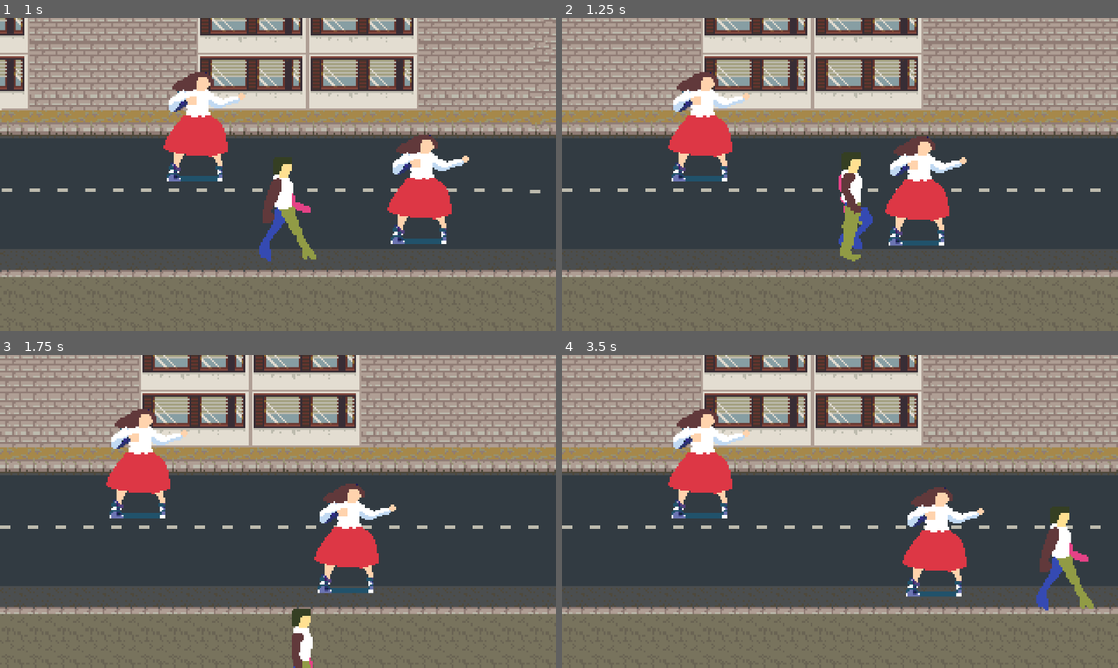
Above: before the commit, frames 1-4 (two rows, left to right).
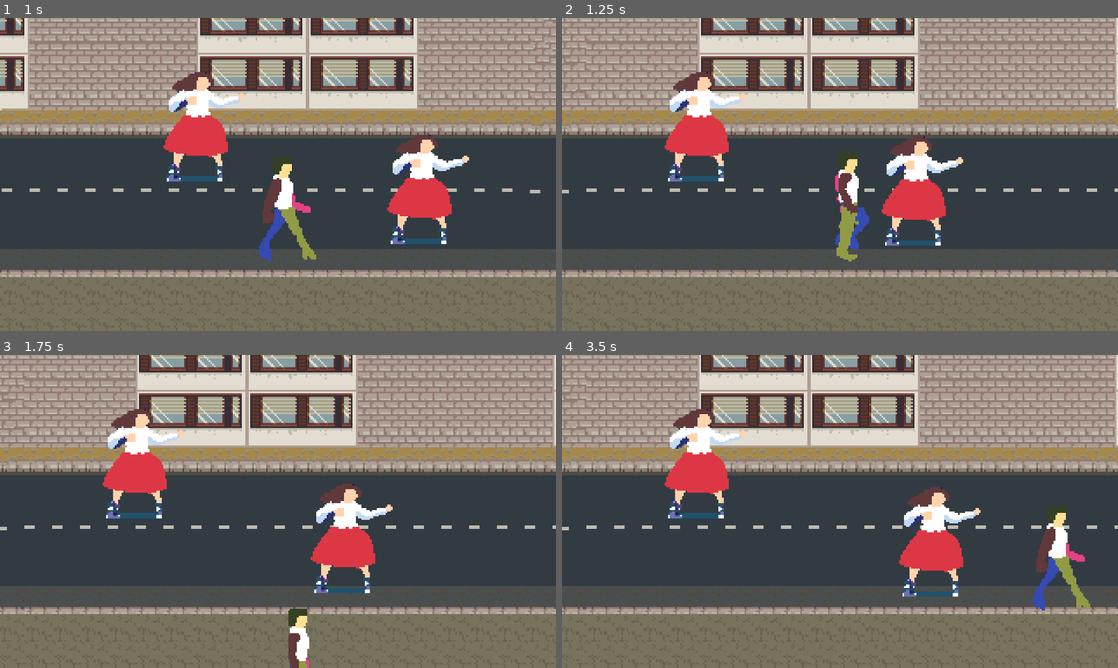
Above: after the commit, the same moments.

Repository: Rotta-Games/fgj26
Game: Godot game, scene res://scenes/game.tscn
Two runs of this game, one before a commit and one after it. Both use one fixed random seed, a clock stepped at 60 frames per second and the inputs below.
Inputs:
- Up to frame 1 (1 s): tap Enter at 0.5 s; hold Right (player_right) from 0.53 s (still down); hold Z (player_attack) from 0.53 s (still down)
- Up to frame 2 (1.25 s): keep holding Right (player_right); keep holding Z (player_attack)
- Up to frame 3 (1.75 s): release Right (player_right) at 1.28 s; release Z (player_attack) at 1.28 s; hold Down (player_down) from 1.28 s (still down); tap Z (player_attack) at 1.35 s
- Up to frame 4 (3.5 s): release Down (player_down) at 2.03 s; hold Right (player_right) 2.03-2.78 s; hold Z (player_attack) 2.03-2.78 s; hold Up (player_up) from 2.78 s (still down); tap Z (player_attack) at 2.85 s

Frame 1 is identical in both runs. In frame 2, 14% of the frame differs, in the area x 0-100%, y 0-83%; in frame 3, 14%; in frame 4, 14%.

Commit message:
Change stage block structure

Diff:
--- a/scenes/game.tscn
+++ b/scenes/game.tscn
@@ -4,8 +4,6 @@
 [ext_resource type="PackedScene" uid="uid://ydjpkmtwf4u6" path="res://scenes/player/player.tscn" id="2_lbhrr"]
 [ext_resource type="PackedScene" uid="uid://01delvve5im6" path="res://scenes/ice_enemy/ice_enemy.tscn" id="3_iywne"]
 [ext_resource type="Shader" uid="uid://bp00811l4jilg" path="res://assets/shaders/Subpixel.gdshader" id="3_lbhrr"]
-[ext_resource type="Script" uid="uid://cmfev8bdfotk0" path="res://scripts/resource_definitions/stage_block.gd" id="3_p57ef"]
-[ext_resource type="Script" path="res://scripts/resource_definitions/enemy_wave.gd" id="4_u5sy4"]
 [ext_resource type="PackedScene" uid="uid://cp8irr7yxivaq" path="res://scenes/camera/sub_pixel_follow_camera.tscn" id="5_iywne"]
 [ext_resource type="Script" uid="uid://c04kof1yw8uu1" path="res://scripts/test_utils/player_health_emitter.gd" id="8_gee14"]
 [ext_resource type="PackedScene" uid="uid://b1ohca4ql4sso" path="res://scenes/game_ui/game_ui.tscn" id="9_0tnpc"]
@@ -14,11 +12,6 @@
 [sub_resource type="ShaderMaterial" id="ShaderMaterial_lbhrr"]
 shader = ExtResource("3_lbhrr")
 shader_parameter/cam_offset = Vector2(0, 0)
-
-[sub_resource type="Resource" id="Resource_gee14"]
-script = ExtResource("3_p57ef")
-length = 400
-metadata/_custom_type_script = "uid://cmfev8bdfotk0"
 
 [node name="Node2D" type="Node2D" unique_id=50045772]
 y_sort_enabled = true
@@ -36,7 +29,6 @@
 render_target_update_mode = 4
 
 [node name="Stage" parent="SubViewportContainer/SubViewport" unique_id=716734679 instance=ExtResource("1_lnu2h")]
-blocks = Array[ExtResource("3_p57ef")]([SubResource("Resource_gee14")])
 
 [node name="IceEnemy" parent="SubViewportContainer/SubViewport/Stage" unique_id=934439360 instance=ExtResource("3_iywne")]
 position = Vector2(290.83334, 135.16667)
--- a/scenes/stage/stage.gd
+++ b/scenes/stage/stage.gd
@@ -1,20 +1,24 @@
 extends Node2D
 
-@export var blocks : Array[StageBlock]
+@onready var _block_container : Node2D = $Blocks
 
 var _current_camera_limit : int = 0
+
 
 signal camera_right_limit_changed(right_limit: int)
 
 var _current_block : StageBlock
 
 func _ready() -> void:
-	_set_block(blocks.pop_front())
+	if _block_container.get_children().is_empty():
+		printerr("No blocks defined in Stage")
+		return
+	var first_block = _block_container.get_children()[0]
+	_set_block(first_block)
 
 func _set_block(block: StageBlock) -> void:
 	_current_block = block
-	# TODO pistä blockeille suoraan x
-	_current_camera_limit += block.length
+	_current_camera_limit = block.global_position.x
 	camera_right_limit_changed.emit(_current_camera_limit)
 
 func _input(event: InputEvent) -> void:
--- a/scenes/stage/stage.tscn
+++ b/scenes/stage/stage.tscn
@@ -2,73 +2,9 @@
 
 [ext_resource type="Script" uid="uid://bxy5l1gg3fqas" path="res://scenes/stage/stage.gd" id="1_erodg"]
 [ext_resource type="TileSet" uid="uid://hy4b6sna4kov" path="res://assets/tilesets/world.tres" id="1_nnsk1"]
-[ext_resource type="Script" uid="uid://cmfev8bdfotk0" path="res://scripts/resource_definitions/stage_block.gd" id="2_pf3bu"]
 [ext_resource type="Script" uid="uid://bf811hxt2q18l" path="res://scripts/resource_definitions/enemy_wave.gd" id="3_d1yl1"]
 [ext_resource type="Script" uid="uid://b8nhfkr0uqoim" path="res://scripts/resource_definitions/enemy_pack.gd" id="4_ljyi0"]
-[ext_resource type="Script" uid="uid://ukh5rlfmven0" path="res://scripts/resource_definitions/enemy_definition.gd" id="5_kb6yy"]
-
-[sub_resource type="Resource" id="Resource_pf3bu"]
-script = ExtResource("5_kb6yy")
-metadata/_custom_type_script = "uid://ukh5rlfmven0"
-
-[sub_resource type="Resource" id="Resource_d1yl1"]
-script = ExtResource("5_kb6yy")
-metadata/_custom_type_script = "uid://ukh5rlfmven0"
-
-[sub_resource type="Resource" id="Resource_ljyi0"]
-script = ExtResource("5_kb6yy")
-metadata/_custom_type_script = "uid://ukh5rlfmven0"
-
-[sub_resource type="Resource" id="Resource_kb6yy"]
-script = ExtResource("5_kb6yy")
-metadata/_custom_type_script = "uid://ukh5rlfmven0"
-
-[sub_resource type="Resource" id="Resource_uutle"]
-script = ExtResource("5_kb6yy")
-metadata/_custom_type_script = "uid://ukh5rlfmven0"
-
-[sub_resource type="Resource" id="Resource_cwi0x"]
-script = ExtResource("4_ljyi0")
-enemy_pack = Array[ExtResource("5_kb6yy")]([SubResource("Resource_pf3bu"), SubResource("Resource_d1yl1"), SubResource("Resource_ljyi0"), SubResource("Resource_kb6yy"), SubResource("Resource_uutle")])
-metadata/_custom_type_script = "uid://b8nhfkr0uqoim"
-
-[sub_resource type="Resource" id="Resource_lrsvv"]
-script = ExtResource("3_d1yl1")
-wave = Array[ExtResource("4_ljyi0")]([SubResource("Resource_cwi0x")])
-metadata/_custom_type_script = "uid://bf811hxt2q18l"
-
-[sub_resource type="Resource" id="Resource_gygk3"]
-script = ExtResource("2_pf3bu")
-waves = Array[ExtResource("3_d1yl1")]([SubResource("Resource_lrsvv")])
-metadata/_custom_type_script = "uid://cmfev8bdfotk0"
-
-[sub_resource type="Resource" id="Resource_gf271"]
-script = ExtResource("5_kb6yy")
-metadata/_custom_type_script = "uid://ukh5rlfmven0"
-
-[sub_resource type="Resource" id="Resource_wvhxk"]
-script = ExtResource("5_kb6yy")
-metadata/_custom_type_script = "uid://ukh5rlfmven0"
-
-[sub_resource type="Resource" id="Resource_suqj7"]
-script = ExtResource("5_kb6yy")
-metadata/_custom_type_script = "uid://ukh5rlfmven0"
-
-[sub_resource type="Resource" id="Resource_lv745"]
-script = ExtResource("4_ljyi0")
-enemy_pack = Array[ExtResource("5_kb6yy")]([SubResource("Resource_gf271"), SubResource("Resource_wvhxk"), SubResource("Resource_suqj7")])
-metadata/_custom_type_script = "uid://b8nhfkr0uqoim"
-
-[sub_resource type="Resource" id="Resource_5b43b"]
-script = ExtResource("3_d1yl1")
-wave = Array[ExtResource("4_ljyi0")]([SubResource("Resource_lv745")])
-sides = Array[int]([1])
-metadata/_custom_type_script = "uid://bf811hxt2q18l"
-
-[sub_resource type="Resource" id="Resource_y85n4"]
-script = ExtResource("2_pf3bu")
-waves = Array[ExtResource("3_d1yl1")]([SubResource("Resource_5b43b")])
-metadata/_custom_type_script = "uid://cmfev8bdfotk0"
+[ext_resource type="PackedScene" uid="uid://bww7jgfwhug06" path="res://scenes/stage/stage_block.tscn" id="7_d1yl1"]
 
 [sub_resource type="RectangleShape2D" id="RectangleShape2D_nnsk1"]
 size = Vector2(623.5, 20)
@@ -76,11 +12,19 @@
 [sub_resource type="RectangleShape2D" id="RectangleShape2D_rwgxs"]
 size = Vector2(623.75, 98)
 
+[sub_resource type="Resource" id="Resource_0sb5g"]
+script = ExtResource("4_ljyi0")
+metadata/_custom_type_script = "uid://b8nhfkr0uqoim"
+
+[sub_resource type="Resource" id="Resource_qard3"]
+script = ExtResource("3_d1yl1")
+wave = Array[ExtResource("4_ljyi0")]([SubResource("Resource_0sb5g")])
+metadata/_custom_type_script = "uid://bf811hxt2q18l"
+
 [node name="Stage" type="Node2D" unique_id=1547251690]
 y_sort_enabled = true
 texture_filter = 1
 script = ExtResource("1_erodg")
-blocks = Array[ExtResource("2_pf3bu")]([SubResource("Resource_gygk3"), SubResource("Resource_y85n4")])
 
 [node name="Graphics" type="Node2D" parent="." unique_id=1256938798]
 
@@ -106,3 +50,9 @@
 [node name="CollisionShape2D" type="CollisionShape2D" parent="Ceiling" unique_id=1345575361]
 position = Vector2(312.125, 44)
 shape = SubResource("RectangleShape2D_rwgxs")
+
+[node name="Blocks" type="Node2D" parent="." unique_id=726953032]
+
+[node name="StageBlock" parent="Blocks" unique_id=600521965 instance=ExtResource("7_d1yl1")]
+position = Vector2(402, 94)
+waves = Array[ExtResource("3_d1yl1")]([SubResource("Resource_qard3")])
--- /dev/null
+++ b/scenes/stage/stage_block.gd
@@ -0,0 +1,4 @@
+extends Node2D
+class_name StageBlock
+
+@export var waves : Array[EnemyWave]
--- /dev/null
+++ b/scenes/stage/stage_block.tscn
@@ -0,0 +1,6 @@
+[gd_scene format=3 uid="uid://bww7jgfwhug06"]
+
+[ext_resource type="Script" uid="uid://dwc3prmhjes0f" path="res://scenes/stage/stage_block.gd" id="1_htwgn"]
+
+[node name="StageBlock" type="Node2D" unique_id=600521965]
+script = ExtResource("1_htwgn")
--- a/scripts/resource_definitions/enemy_definition.gd
+++ /dev/null
@@ -1,4 +0,0 @@
-extends Resource
-class_name EnemyDefinition
-
-@export var hitpoints: int = 1
--- a/scripts/resource_definitions/enemy_pack.gd
+++ b/scripts/resource_definitions/enemy_pack.gd
@@ -1,4 +1,4 @@
 extends Resource
 class_name EnemyPack
 
-@export var enemy_pack : Array[EnemyDefinition]
+@export var enemy_pack : Array[PackedScene]
--- a/scripts/resource_definitions/enemy_wave.gd
+++ b/scripts/resource_definitions/enemy_wave.gd
@@ -2,5 +2,4 @@
 class_name EnemyWave
 
 @export var wave : Array[EnemyPack]
-@export var spawn_delay_s: float = 1.0
 @export var sides : Array[Types.Side]
--- a/scripts/resource_definitions/stage_block.gd
+++ /dev/null
@@ -1,7 +0,0 @@
-extends Resource
-class_name StageBlock
-
-@export var length: int = 320
-@export var spawn_triggers: Array[int]
-@export var trigger_spawns: Array[EnemyWave]
-@export var waves: Array[EnemyWave]
Not shown, added: scenes/stage/stage_block.gd.uid
Not shown, removed: scripts/resource_definitions/enemy_definition.gd.uid
Not shown, removed: scripts/resource_definitions/stage_block.gd.uid
